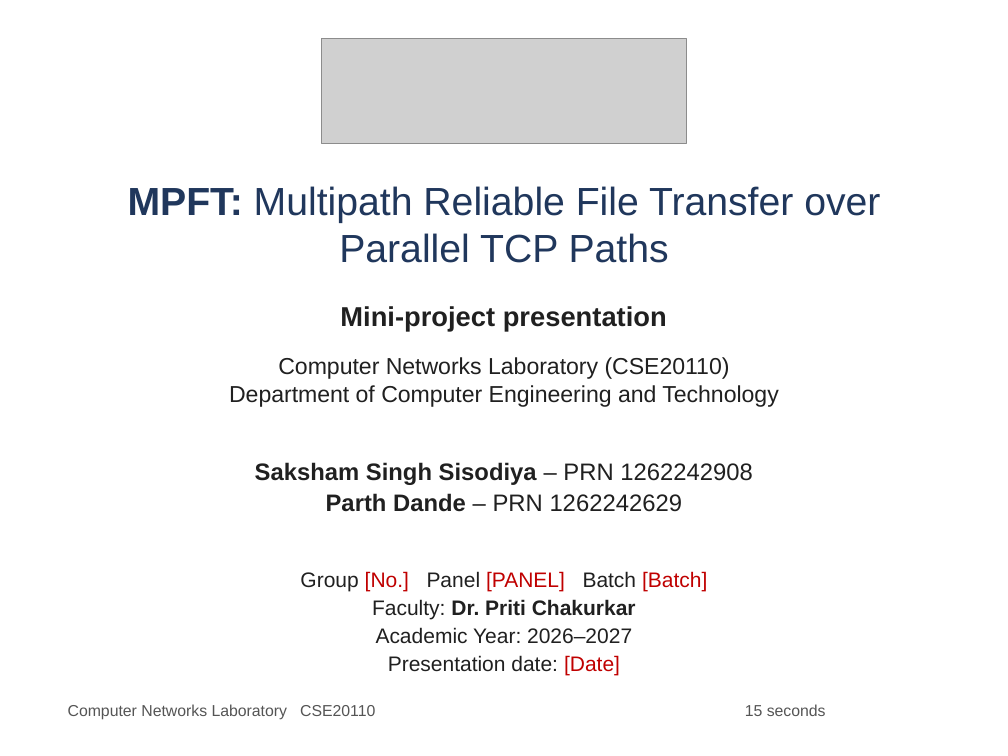
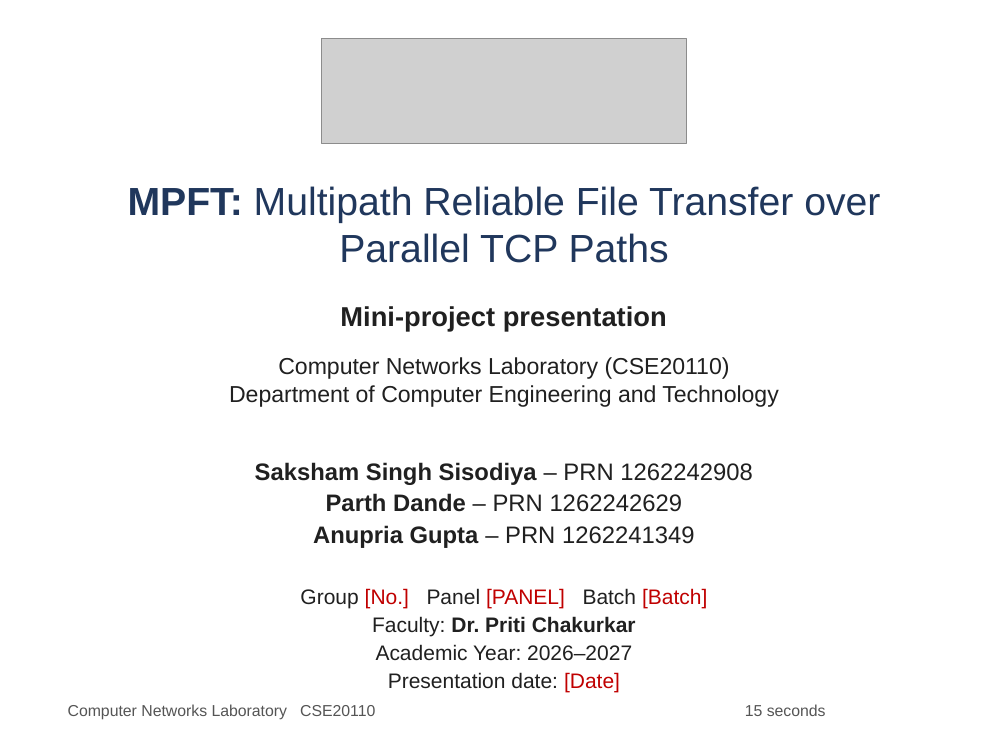
Before and after one commit to sakshamsinghsisodiya1204/mpft, a slide deck: slide 1 of docs/submission/MPFT_Presentation.pptx. Drawn at 1008x756 pixels with LibreOffice and Linux fonts; fonts in the diff are those of the drawing; grey boxes stand for pictures. Boxes give left, top, right and bottom in pixels: in the first picture for what was removed or moved away, otherwise in the second. Text is boxed around its words. In the diff, an @@ line names an element or a change of style, - is before the commit and + after.

```diff
--- a/docs/submission/MPFT_Presentation.pptx
+++ b/docs/submission/MPFT_Presentation.pptx
@@ text at (313, 525, 695, 548): paragraph added @@
+Anupria Gupta – PRN 1262241349
@@ text "Group [No.] Panel [PANEL] Batch ...": place and size @@
-text "Group [No.] Panel [PANEL] Batch ..." at (300, 571, 707, 676)
+text "Group [No.] Panel [PANEL] Batch ..." at (300, 588, 707, 692)
```
Also in this commit, not shown: 1 other slide changed, 3 other files.
